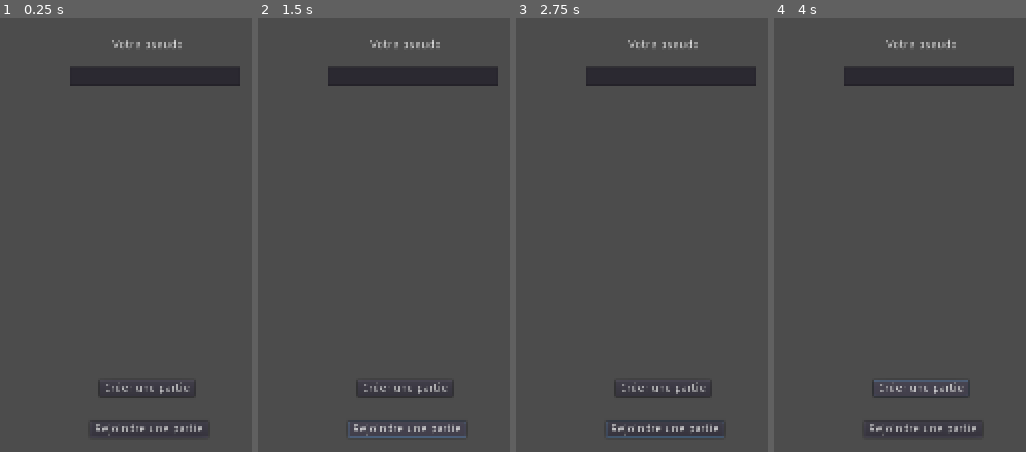
Above: before the commit, frames 1-4 (left to right).
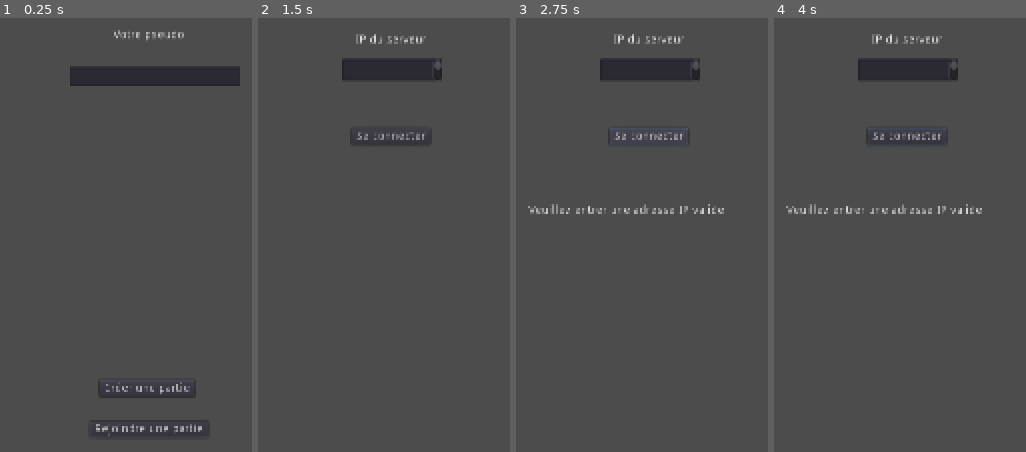
Above: after the commit, the same moments.

Repository: feco/The-instigator
Game: Godot game, scene res://Menus/Accueil.tscn
The game is run twice, just before and just after one commit, with the same random seed, the same clock (stepped at 60 frames per second) and the same inputs.
Inputs (mouse positions are in pixels of both pictures, inside the frame that each line leads up to):
- Up to frame 1 (0.25 s): no input
- Up to frame 2 (1.5 s): click "Créer une partie" at 0.5 s; click "Rejoindre une partie" at 1.25 s
- Up to frame 3 (2.75 s): click (649, 135) at 2 s, where only the run after the commit has a clickable "Se connecter"
- Up to frame 4 (4 s): click (920, 386) at 2.75 s, where only the run before the commit has a clickable "Créer une partie"; click (920, 386) at 3.5 s, where only the run before the commit has a clickable "Créer une partie"

The runs differ from the first frame. In frame 1, 0.5% of the frame differs, in the area x 44-74%, y 2-7%; in frame 2, 4.2%; in frame 3, 4.6%, in the area x 4-96%, y 3-97%; in frame 4, 4.6%.

Commit message:
Rejoindre le lobby : fait

Diff:
--- /dev/null
+++ b/Jeu/Jeu.tscn
@@ -0,0 +1,3 @@
+[gd_scene format=2]
+
+[node name="Jeu" type="Spatial"]
--- /dev/null
+++ b/Menus/Accueil.gd
@@ -0,0 +1,59 @@
+extends Node2D
+
+# --------- REJOINDRE un serveur ---------
+
+#Quand on clique sur le bouton rejoindre le joueur peut entrer l'IP de l'hote à rejoindre
+func _on_RejoindreBouton_pressed():
+	$Accueil.hide()
+	$IPServeur.show()
+
+
+# Quand l'IP a été rentrée, si elle semble valide le joueur peut tenter de se connecter à l'hote
+func _on_ConnecterBouton_pressed():
+	if $IPServeur/IPTextEdit.text.length() > 7 :
+		var reseau = NetworkedMultiplayerENet.new()
+		reseau.create_client($IPServeur/IPTextEdit.text, 4243)
+		get_tree().set_network_peer(reseau)
+		reseau.connect("connection_failed", self, "_on_echec_connexion")
+		reseau.connect("connection_succeeded", self, "_on_succes_connexion")
+		print("Test de la connexion...")
+	else :
+		$IPServeur/ErreurLabel.text = "Veuillez entrer une adresse IP valide"
+
+
+#Affiche un message si le joueur n'a pas pu se connecter à l'hote
+func _on_echec_connexion(erreur):
+	print("Echec connexion")
+	$IPServeur/ErreurLabel.text = "Erreur à la connexion : " + erreur
+
+#Affiche le lobby si le joueur a pu se connecter
+func _on_succes_connexion():
+	print("Succes connexion")
+	var lobby = preload("res://Menus/Lobby.tscn").instance()
+	get_tree().get_root().add_child(lobby)
+	hide()
+
+
+
+# --------- CREER un serveur ---------
+
+#Creer un serveur si le joueur appuie sur le bouton de création de serveur
+func _on_CreerBouton_pressed():
+	var reseau = NetworkedMultiplayerENet.new()
+	var serveur = reseau.create_server(4243)
+
+	if serveur != OK :#Si le serveur n'a pas pu être crée
+		$Accueil/ErreurLabel.text = "Le serveur n'a pas pu être créé"
+	else :
+		hide() #Cache l'interface de connexion
+		#Affiche le lobby
+		var lobby = preload("res://Menus/Lobby.tscn").instance()
+		get_tree().get_root().add_child(lobby)
+		get_tree().set_network_peer(reseau)
+
+
+
+
+#Quand le joueur a fini d'écrire son pseudo on l'enregistre dans le script global pour plus tard
+func _on_PseudoTextEdit_focus_exited():
+	globals.mon_pseudo = $Accueil/PseudoTextEdit.text
--- a/Menus/Accueil.tscn
+++ b/Menus/Accueil.tscn
@@ -1,30 +1,77 @@
-[gd_scene format=2]
+[gd_scene load_steps=2 format=2]
+
+[ext_resource path="res://Menus/Accueil.gd" type="Script" id=1]
 
 [node name="Node2D" type="Node2D"]
+script = ExtResource( 1 )
 
-[node name="CreerBouton" type="Button" parent="."]
+[node name="Accueil" type="Node2D" parent="."]
+
+[node name="CreerBouton" type="Button" parent="Accueil"]
 margin_left = 893.018
 margin_top = 502.726
-margin_right = 996.018
+margin_right = 1008.02
 margin_bottom = 522.726
 text = "Créer une partie"
 
-[node name="RejoindreBouton" type="Button" parent="."]
+[node name="RejoindreBouton" type="Button" parent="Accueil"]
 margin_left = 882.228
 margin_top = 551.812
 margin_right = 1024.23
 margin_bottom = 571.812
 text = "Rejoindre une partie"
 
-[node name="PseudoLabel" type="Label" parent="."]
-margin_left = 908.526
-margin_top = 93.308
-margin_right = 993.526
-margin_bottom = 107.308
+[node name="PseudoLabel" type="Label" parent="Accueil"]
+anchor_left = 0.5
+anchor_right = 0.5
+margin_left = 910.224
+margin_top = 81.0307
+margin_right = 995.224
+margin_bottom = 95.0307
 text = "Votre pseudo"
+max_lines_visible = 1
 
-[node name="PseudoTextEdit" type="TextEdit" parent="."]
+[node name="PseudoTextEdit" type="TextEdit" parent="Accueil"]
 margin_left = 857.0
 margin_top = 126.0
 margin_right = 1063.0
 margin_bottom = 149.0
+
+[node name="ErreurLabel" type="Label" parent="Accueil"]
+margin_left = 849.179
+margin_top = 460.279
+margin_right = 1051.18
+margin_bottom = 474.279
+
+[node name="IPServeur" type="Node2D" parent="."]
+visible = false
+
+[node name="IPLabel" type="Label" parent="IPServeur"]
+margin_left = 891.338
+margin_top = 87.1694
+margin_right = 976.338
+margin_bottom = 101.169
+text = "IP du serveur"
+
+[node name="IPTextEdit" type="TextEdit" parent="IPServeur"]
+margin_left = 875.257
+margin_top = 117.089
+margin_right = 996.257
+margin_bottom = 143.089
+
+[node name="ConnecterBouton" type="Button" parent="IPServeur"]
+margin_left = 886.118
+margin_top = 199.812
+margin_right = 981.118
+margin_bottom = 219.812
+text = "Se connecter"
+
+[node name="ErreurLabel" type="Label" parent="IPServeur"]
+margin_left = 788.634
+margin_top = 292.495
+margin_right = 1110.63
+margin_bottom = 306.495
+[connection signal="pressed" from="Accueil/CreerBouton" to="." method="_on_CreerBouton_pressed"]
+[connection signal="pressed" from="Accueil/RejoindreBouton" to="." method="_on_RejoindreBouton_pressed"]
+[connection signal="focus_exited" from="Accueil/PseudoTextEdit" to="." method="_on_PseudoTextEdit_focus_exited"]
+[connection signal="pressed" from="IPServeur/ConnecterBouton" to="." method="_on_ConnecterBouton_pressed"]
--- /dev/null
+++ b/Menus/Lobby.gd
@@ -0,0 +1,36 @@
+extends Control
+
+func _ready():
+	#Si c'est le serveur qui viens de créer le lobby alors il met son pseudo dans la liste et se défini comme maître
+	if get_tree().get_network_unique_id() == 0:
+		print ("Je suis le serveur")
+		globals.liste_des_joueurs[get_tree().get_network_unique_id()] = globals.mon_pseudo
+		$ListeDesJoueurs.text += globals.mon_pseudo+"\n"
+		#set_network_master(0)
+	else : #Sinon le client va prévenir de sa connexion et envoyer son pseudo au serveur
+		print("Je suis un client")
+		get_tree().connect("network_peer_connected", self, "_joueur_a_rejoin")
+		rpc("_definir_nom_joueur", get_tree().get_network_unique_id(), globals.mon_pseudo)
+
+
+
+#La fonction qui se lance, sur le serveur, quand un joueur a rejoin le lobby
+master func _joueur_a_rejoin(id):
+	print("Un joueur a rejoin le serveur")
+
+
+#Fonction pour envoyer le pseudo du joueur nouvellement connecté au serveur
+master func _definir_nom_joueur(id, pseudo):
+	print("Ce joueur a communiqué son id et son pseudo : " + pseudo)
+	globals.liste_des_joueurs[id] = pseudo
+	$ListeDesJoueurs.text += pseudo+"\n"
+	rpc("_mettreAJour_joueurs", globals.liste_des_joueurs)
+
+
+#Après chaque connexion de joueur le serveur transmet à tout le monde la liste des joueurs mise à jour
+sync func _mettreAJour_joueurs (liste):
+	print("Le serveur transmet à tous la liste des joueurs à jour")
+	globals.liste_des_joueurs = liste
+	$ListeDesJoueurs.text = ""
+	for joueur in globals.liste_des_joueurs:
+		$ListeDesJoueurs.text += globals.liste_des_joueurs[joueur]+"\n"
--- /dev/null
+++ b/Menus/Lobby.tscn
@@ -0,0 +1,21 @@
+[gd_scene load_steps=2 format=2]
+
+[ext_resource path="res://Menus/Lobby.gd" type="Script" id=1]
+
+[node name="Lobby" type="Control"]
+anchor_right = 1.0
+anchor_bottom = 1.0
+script = ExtResource( 1 )
+
+[node name="Label" type="Label" parent="."]
+margin_left = 852.05
+margin_top = 22.0993
+margin_right = 892.05
+margin_bottom = 36.0993
+text = "LOBBY"
+
+[node name="ListeDesJoueurs" type="Label" parent="."]
+margin_left = 167.0
+margin_top = 155.0
+margin_right = 947.0
+margin_bottom = 780.0
--- /dev/null
+++ b/globals.gd
@@ -0,0 +1,4 @@
+extends Node
+
+var mon_pseudo
+var liste_des_joueurs = {}
--- a/project.godot
+++ b/project.godot
@@ -19,6 +19,10 @@
 run/main_scene="res://Menus/Accueil.tscn"
 config/icon="res://icon.png"
 
+[autoload]
+
+globals="*res://globals.gd"
+
 [display]
 
 window/size/width=1920
Not shown, changed: export_presets.cfg
Not shown, added: Build/The-instigator.exe
Not shown, added: Build/The-instigator.pck
